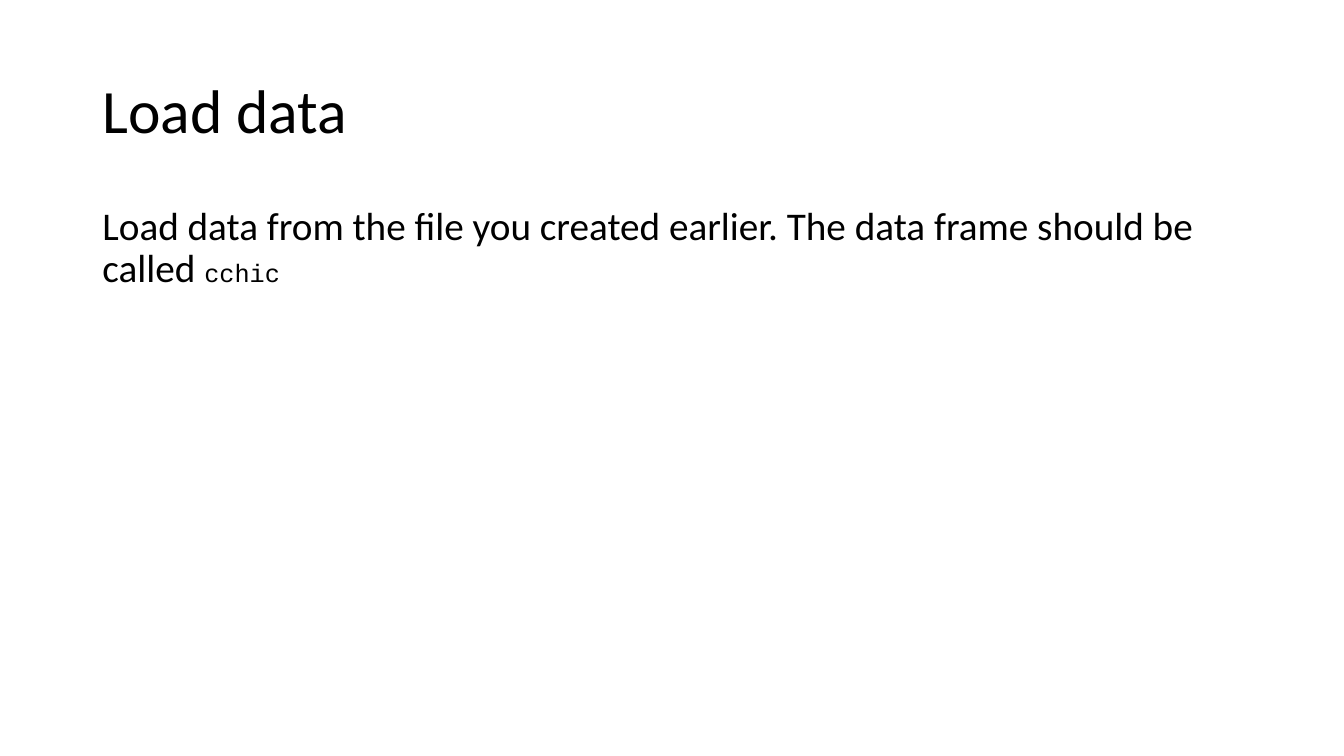
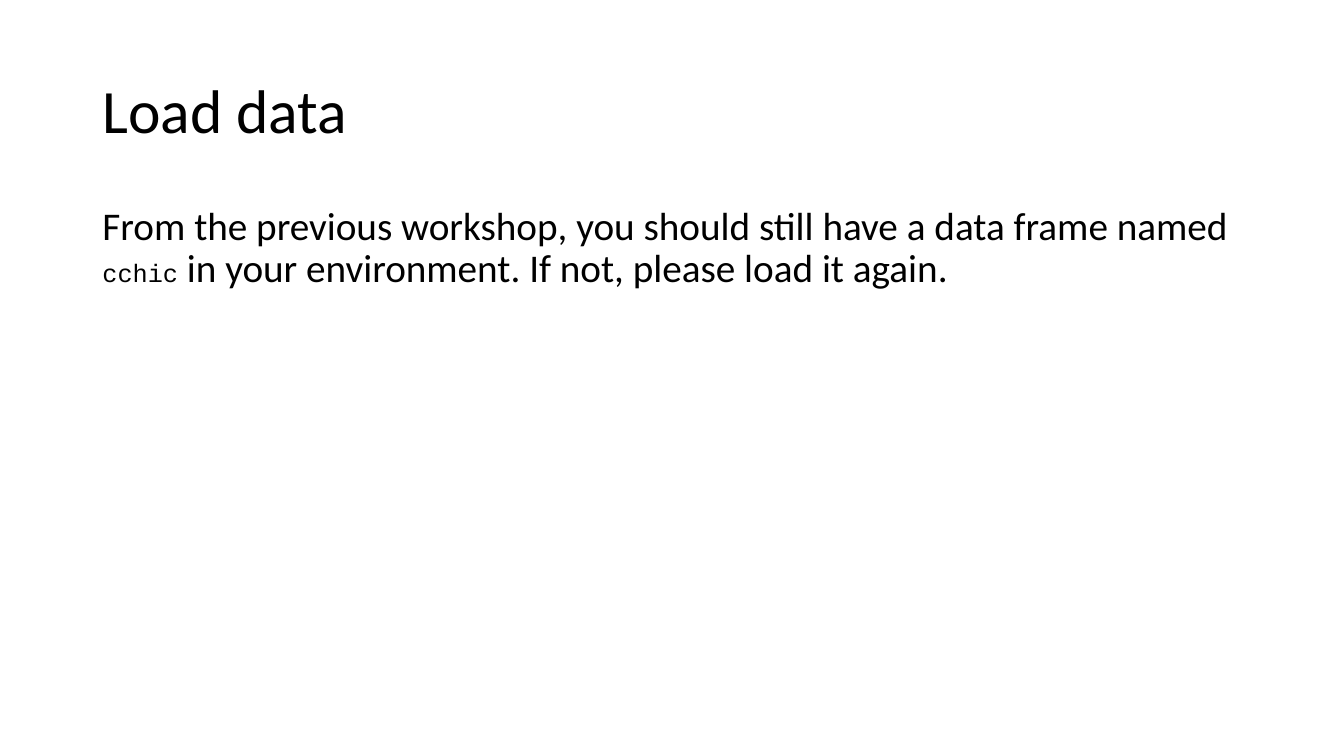
Before and after one commit to ClinicianCoders/ClinicianCoders, a slide deck: slide 7 of Workshops/Workshop4.pptx. Drawn at 1344x756 pixels with LibreOffice and Linux fonts; fonts in the diff are those of the drawing. Boxes give left, top, right and bottom in pixels: in the first picture for what was removed or moved away, otherwise in the second. Text is boxed around its words. In the diff, an @@ line names an element or a change of style, - is before the commit and + after.

Commit message:
Update Workshop 1-4

```diff
--- a/Workshops/Workshop4.pptx
+++ b/Workshops/Workshop4.pptx
@@ text at [102, 212, 1228, 289]: text changed @@
-Load data from the file you created earlier. The data frame should be called cchic
+From the previous workshop, you should still have a data frame named cchic in your environment. If not, please load it again.
```
Also in this commit, not shown: 11 other slides changed, 2 slides added, 7 other files.
